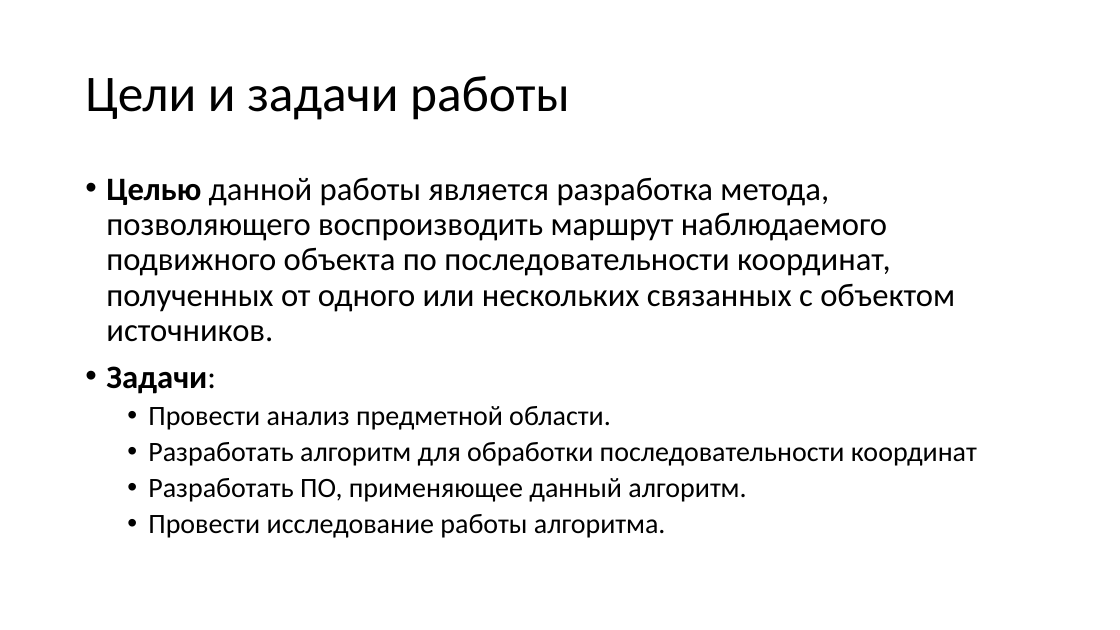
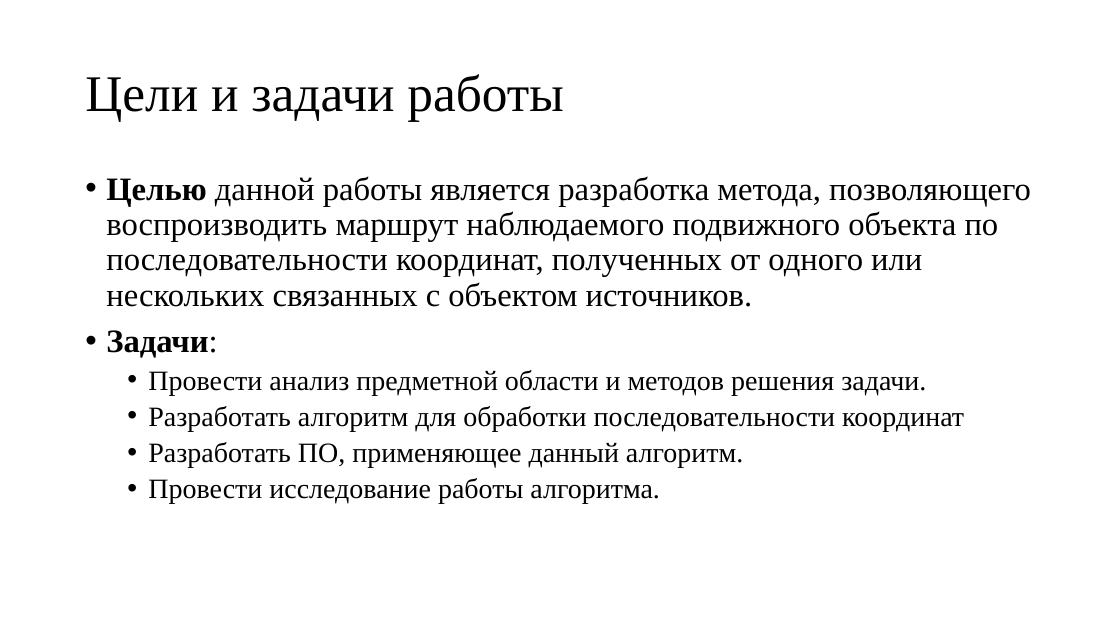
Before and after one commit to kaedvann/TrackFilter, a slide deck: slide 2 of docs/thesis/thesis.pptx. Drawn at 1120x630 pixels with LibreOffice and Linux fonts; fonts in the diff are those of the drawing. Boxes give left, top, right and bottom in pixels: in the first picture for what was removed or moved away, otherwise in the second. Text is boxed around its words. In the diff, an @@ line names an element or a change of style, - is before the commit and + after.

```diff
--- a/docs/thesis/thesis.pptx
+++ b/docs/thesis/thesis.pptx
@@ title "Цели и задачи работы" at box(85, 74, 563, 121): font Calibri to Times New Roman @@
@@ text at box(106, 176, 1031, 503): font Calibri to Times New Roman in "Целью данной работы является разработка метода, позволяющего ...", "Задачи:", "Разработать алгоритм для обработки последовательности коорди ...", "Разработать ПО, применяющее данный алгоритм." and 1 more places @@
@@ text at box(148, 370, 926, 395): text changed; font Calibri to Times New Roman @@
-  • Провести анализ предметной области.
+  • Провести анализ предметной области и методов решения задачи.
```
Also in this commit, not shown: 6 other slides changed, 3 slides added, 1 slide removed, 6 other files.
